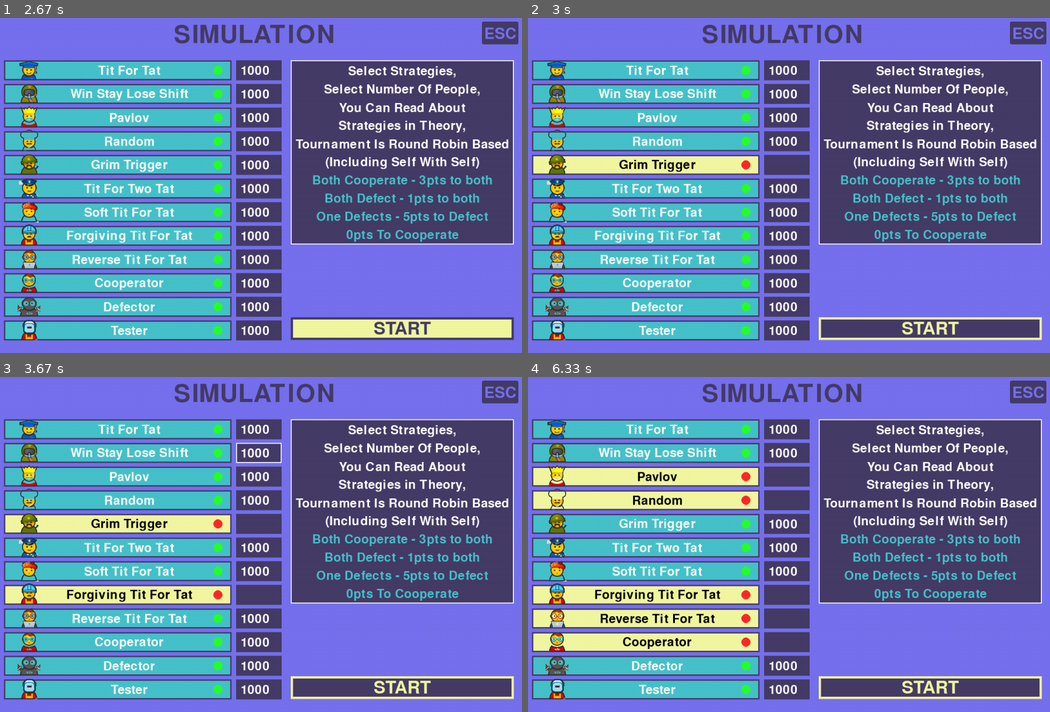
Above: before the commit, frames 1-4 (two rows, left to right).
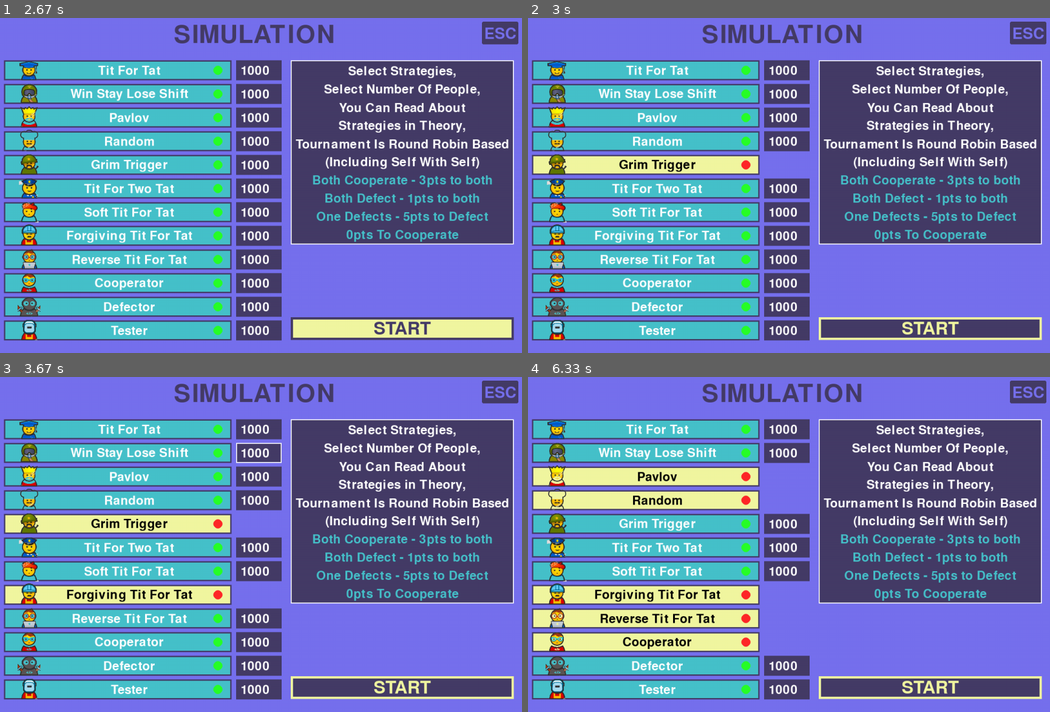
Above: after the commit, the same moments.

Repository: LazyyVenom/py-game-theory
Game: pygame game, started from prisoners_dilemma.py
Same seed, same stepped clock (60 frames per second), same inputs: the game is played once before the commit and once after it.
Inputs (mouse positions are in pixels of both pictures, inside the frame that each line leads up to):
- Up to frame 1 (2.67 s): click "Strategies Theory" at 0.38 s; click "ESC" at 0.72 s; click "Tournament" at 1.05 s; click "START" at 1.38 s; click "ESC" at 1.72 s; click "Simulation" at 2.05 s; click "START" at 2.38 s
- Up to frame 2 (3 s): click (632, 168) at 2.72 s
- Up to frame 3 (3.67 s): click (78, 591) at 3.05 s; click (255, 433) at 3.38 s
- Up to frame 4 (6.33 s): click (621, 521) at 3.72 s; click (648, 624) at 4.05 s; click "START" at 4.38 s; click (982, 584) at 4.72 s; click (621, 474) at 5.05 s; click (585, 624) at 5.38 s; click "START" at 5.72 s; click (590, 484) at 6.05 s

Frame 1 is identical in both runs. In frame 2, 0.5% of the frame differs, in the area x 45-54%, y 40-47%; in frame 3, 1.1%; in frame 4, 2.7%, in the area x 45-54%, y 26-83%.

Commit message:
Starting Working on Simulation

Diff:
--- a/prisoners_dilemma.py
+++ b/prisoners_dilemma.py
@@ -393,7 +393,7 @@
             else:
                 pygame.draw.rect(screen, KIND_OF_YELLOW, (box_x, y_offset-25, box_dimensions[0], box_dimensions[1]))
                 pygame.draw.rect(screen,SECONDARY , (box_x, y_offset-25, box_dimensions[0], box_dimensions[1]),3)
-                pygame.draw.rect(screen,SECONDARY , (box_x + 510, y_offset-25, input_dimensions[0], input_dimensions[1]))
+                # pygame.draw.rect(screen,SECONDARY , (box_x + 510, y_offset-25, input_dimensions[0], input_dimensions[1]))
 
                 pygame.draw.circle(screen,(255,40,40),(520,y_offset-3),10)
                 draw_text(strategy.name, pygame.font.Font(None,40),(0,0,0),325, y_offset-2)
